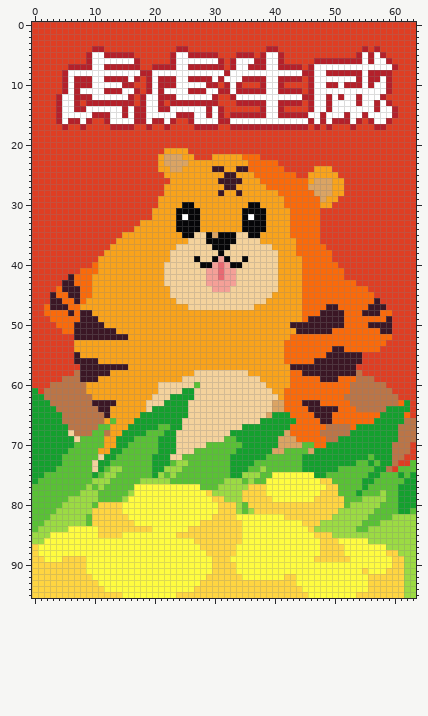
One commit to this pixel-art file: resource/tiger.aseprite. Above: the version before the commit.
64x96 pixels, 1 frame.
And afterwards:
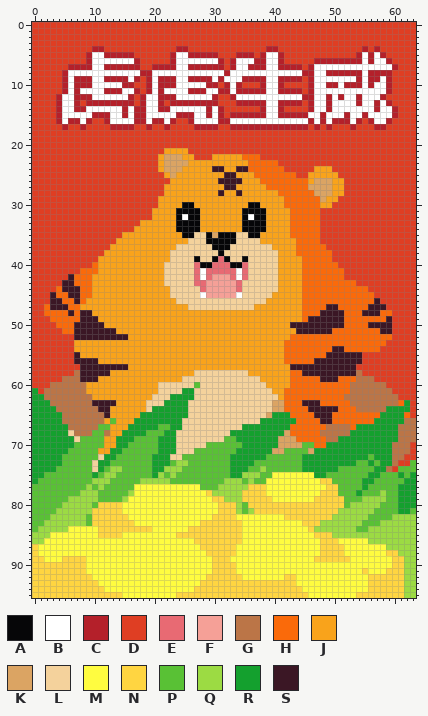
Palette (. is transparent): A #060608  B #ffffff  C #b4202a  D #df3e23  E #e86a73  F #f5a097  G #bb7547  H #fa6a0a  J #f9a31b  K #dba463  L #f4d29c  M #fffc40  N #ffd541  P #59c135  Q #9cdb43  R #14a02e  S #3b1725
Diff:
Layer "Layer 1":
y 24: x 22 J -> K
y 25: x 23 J -> K
y 39: x 31 F -> E
y 40: x 27 L -> E; x 30 F -> E; x 32 F -> E; x 35 L -> E
y 41: x 27..30 LLFF -> EBEE; x 32..35 FFLL -> EEBE
y 42: x 27..29 LLF -> EBE; x 31 E -> F; x 33..35 FLL -> EBE
y 43: x 27..28 LL -> EE; x 34 L -> E
y 44: x 28..29 LL -> EF; x 33..34 LL -> FE
y 45: x 28..34 LLLLLLL -> BFFFFFB
Where, in picture pixels (left, top, right, bottom), the same in both pictures:
changed: (164, 166, 176, 178)
changed: (194, 256, 248, 298)
